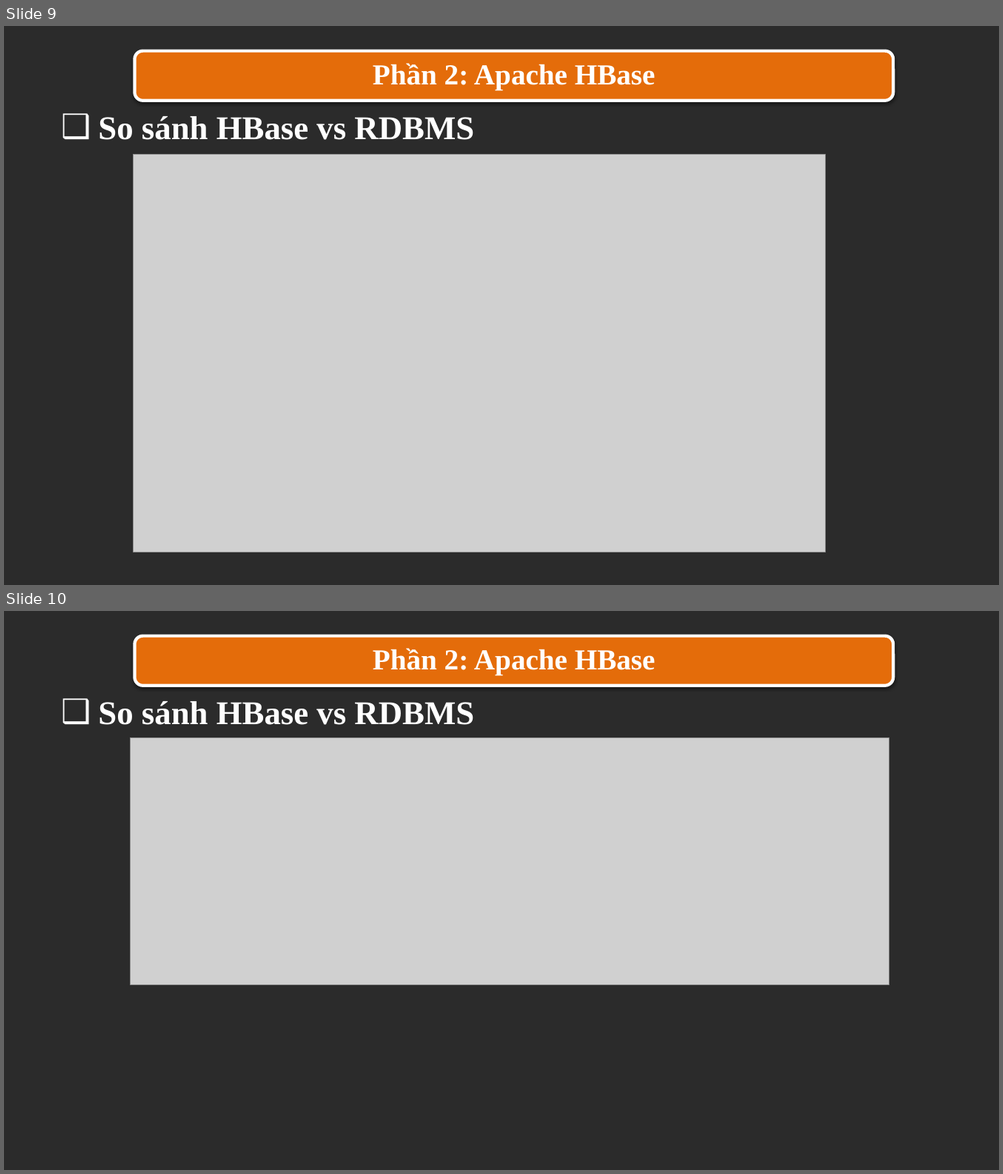
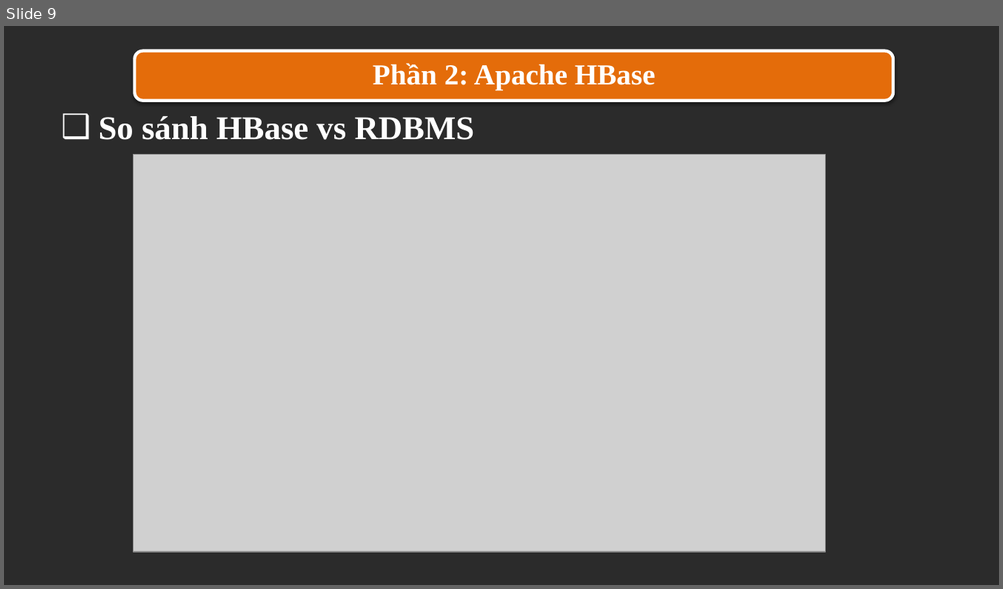
Before and after one commit to trandinhlam/document, a slide deck: CSDLNangCao/seminar_slide.pptx. Shown one above the other, each under a label of ours: slides 9 and 10 before the commit, slide 9 after it. The pictures are 1003x1174 and 1003x589 pixels, drawn with LibreOffice and Linux fonts; fonts in the diff are those of the drawing; grey boxes stand for pictures; background and template pictures are left out; a plain dark background stands for a picture behind light text. Boxes give left, top, right and bottom in pixels: in the first picture for what was removed or moved away, otherwise in the second. Text is boxed around its words. In the diff, an @@ line names an element or a change of style, - is before the commit and + after.

```diff
--- a/CSDLNangCao/seminar_slide.pptx
+++ b/CSDLNangCao/seminar_slide.pptx
@@ slide 10 removed at (4, 611, 999, 1170), background picture (left out) @@
@@ rounded rectangle removed at (134, 635, 893, 686) @@
@@ text removed at (373, 648, 655, 675) @@
-Phần 2: Apache HBase
@@ text removed at (98, 701, 474, 725) @@
-❑ So sánh HBase vs RDBMS
@@ picture removed at (130, 738, 889, 985) @@
```
Also in this commit, not shown: 18 other slides changed, 1 slide added, 1 other slide removed, 16 other files.
